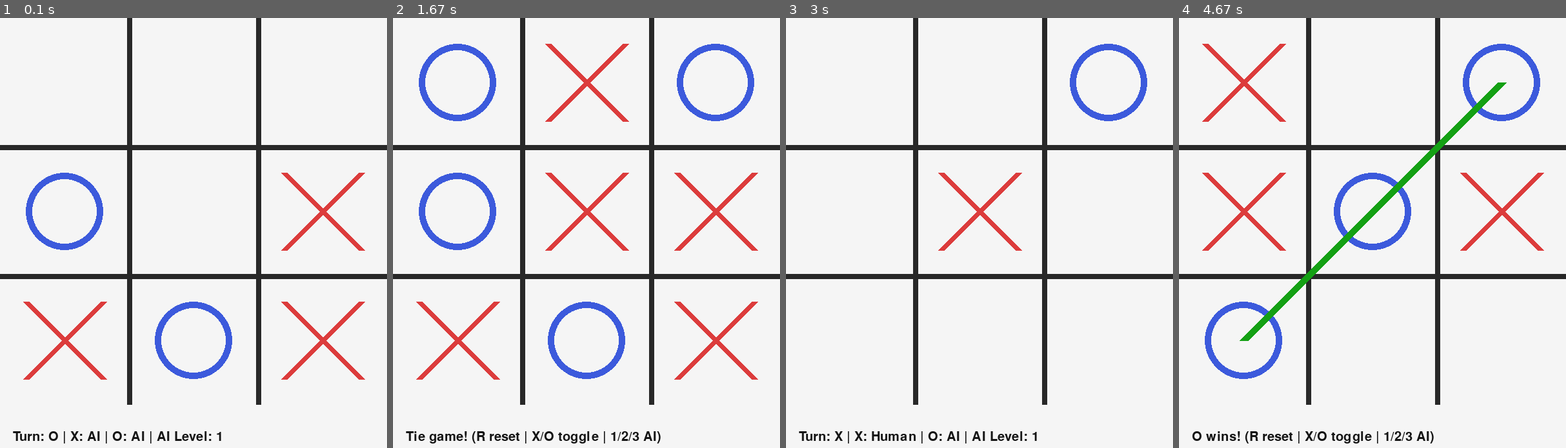
Above: before the commit, frames 1-4 (left to right).
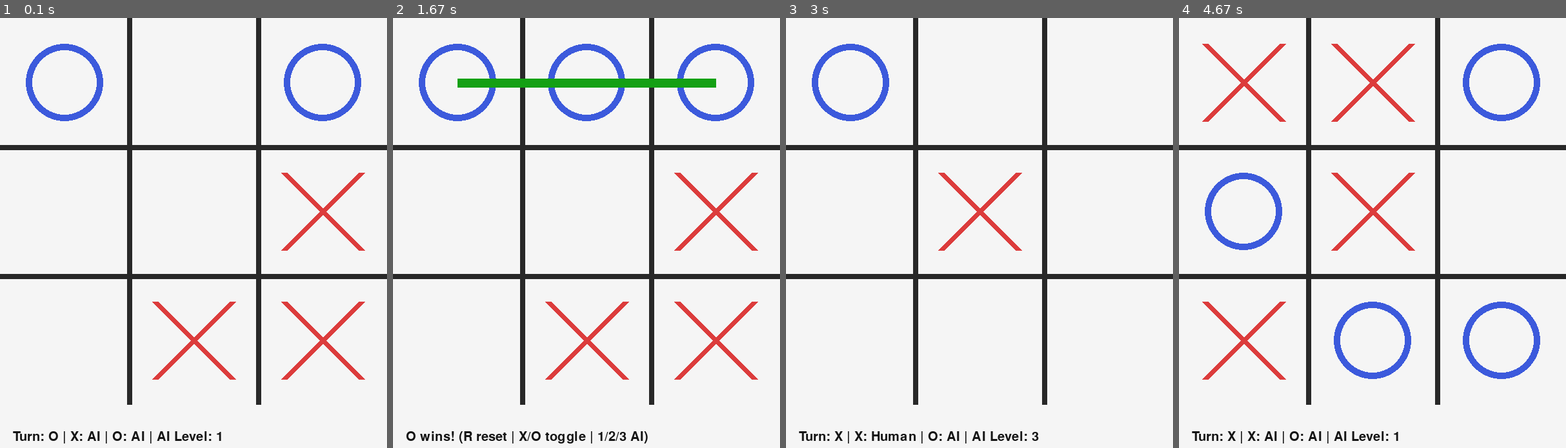
Above: after the commit, the same moments.

Repository: JacobB9990/CPS485_2026_Spring_HW1
Game: pygame game, started from tictactoe_pygame.py
The game is run twice, just before and just after one commit, with the same random seed, the same clock (stepped at 60 frames per second) and the same inputs.
Inputs (mouse positions are in pixels of both pictures, inside the frame that each line leads up to):
- Up to frame 1 (0.1 s): no input
- Up to frame 2 (1.67 s): tap 3 at 0.33 s
- Up to frame 3 (3 s): tap X at 1.67, 2.4, 2.7 s; click (840, 228) at 2.05 s; move the mouse to (979, 297) at 2.37 s; click (925, 151) at 2.88 s
- Up to frame 4 (4.67 s): click (1507, 362) at 3.22 s; click (1248, 288) at 3.55 s; tap X at 3.9, 4.23, 4.53 s; click (1507, 331) at 3.92 s; tap 1 at 4.32 s

The runs differ from the first frame. In frame 1, 4.5% of the frame differs, in the area x 6-94%, y 5-85%; in frame 2, 7.0%; in frame 3, 1.7%; in frame 4, 8.8%, in the area x 3-95%, y 5-99%.

Commit message:
Moved level 3 into respective folder.

Diff:
--- a/tictactoe_pygame.py
+++ b/tictactoe_pygame.py
@@ -11,10 +11,10 @@
 )
 
 # Import AI modules
-import Problem1.ai_player as ai1  # Level 1
-
+import Level1.ai_player as ai1  # Level 1
+import Level3.ai_level3 as ai3  # Level 3
 # import Problem2.ai_level2 as ai2
-# import Problem3.ai_level3 as ai3
+
 
 WIDTH, HEIGHT = 600, 700
 GRID_SIZE = 3
@@ -145,7 +145,7 @@
     player_X_type = "AI"  # or "Human"
     player_O_type = "AI"  # or "Human"
     ai_player_X = ai1
-    ai_player_O = ai1
+    ai_player_O = ai3
     ai_level = 1
 
     running = True
@@ -177,6 +177,10 @@
                     ai_level = 1
                     ai_player_X = ai1
                     ai_player_O = ai1
+                elif event.key == pygame.K_3:
+                    ai_level = 3
+                    ai_player_X = ai3
+                    ai_player_O = ai3
                 # Add keys for ai2/ai3 if needed
 
         # Determine current player type
--- a/tictactoe_pygame_updated.py
+++ /dev/null
@@ -1,231 +0,0 @@
-import pygame
-import sys
-from tictactoe_engine import (
-    new_board,
-    make_move_in_place,
-    check_winner,
-    is_tie,
-    get_next_player,
-    X,
-    O,
-)
-
-# Import AI modules
-import ai_player as ai1  # Level 1
-import ai_level3 as ai3  # Level 3
-# import Problem2.ai_level2 as ai2
-
-
-WIDTH, HEIGHT = 600, 700
-GRID_SIZE = 3
-CELL_SIZE = WIDTH // GRID_SIZE
-LINE_WIDTH = 8
-
-BG_COLOR = (245, 245, 245)
-LINE_COLOR = (40, 40, 40)
-X_COLOR = (220, 60, 60)
-O_COLOR = (60, 90, 220)
-WIN_LINE_COLOR = (20, 160, 20)
-TEXT_COLOR = (20, 20, 20)
-
-FPS = 60
-
-
-def get_move_from_player(mouse_pos):
-    x, y = mouse_pos
-    if x < 0 or x >= WIDTH or y < 0 or y >= WIDTH:
-        return None
-    col = x // CELL_SIZE
-    row = y // CELL_SIZE
-    return (row, col)
-
-
-def get_winning_line(board):
-    def center_of_cell(row, col):
-        x = col * CELL_SIZE + CELL_SIZE // 2
-        y = row * CELL_SIZE + CELL_SIZE // 2
-        return (x, y)
-
-    for r in range(GRID_SIZE):
-        if board[r][0] is not None and all(
-            board[r][c] == board[r][0] for c in range(GRID_SIZE)
-        ):
-            return (center_of_cell(r, 0), center_of_cell(r, GRID_SIZE - 1))
-    for c in range(GRID_SIZE):
-        if board[0][c] is not None and all(
-            board[r][c] == board[0][c] for r in range(GRID_SIZE)
-        ):
-            return (center_of_cell(0, c), center_of_cell(GRID_SIZE - 1, c))
-    if board[0][0] is not None and all(
-        board[i][i] == board[0][0] for i in range(GRID_SIZE)
-    ):
-        return (center_of_cell(0, 0), center_of_cell(GRID_SIZE - 1, GRID_SIZE - 1))
-    if board[0][GRID_SIZE - 1] is not None and all(
-        board[i][GRID_SIZE - 1 - i] == board[0][GRID_SIZE - 1] for i in range(GRID_SIZE)
-    ):
-        return (center_of_cell(0, GRID_SIZE - 1), center_of_cell(GRID_SIZE - 1, 0))
-    return None
-
-
-def draw_grid(screen):
-    for i in range(1, GRID_SIZE):
-        pygame.draw.line(
-            screen, LINE_COLOR, (i * CELL_SIZE, 0), (i * CELL_SIZE, WIDTH), LINE_WIDTH
-        )
-        pygame.draw.line(
-            screen, LINE_COLOR, (0, i * CELL_SIZE), (WIDTH, i * CELL_SIZE), LINE_WIDTH
-        )
-
-
-def draw_marks(screen, board):
-    padding = 40
-    for r in range(GRID_SIZE):
-        for c in range(GRID_SIZE):
-            mark = board[r][c]
-            if mark is None:
-                continue
-            x0 = c * CELL_SIZE
-            y0 = r * CELL_SIZE
-            if mark == "X":
-                pygame.draw.line(
-                    screen,
-                    X_COLOR,
-                    (x0 + padding, y0 + padding),
-                    (x0 + CELL_SIZE - padding, y0 + CELL_SIZE - padding),
-                    10,
-                )
-                pygame.draw.line(
-                    screen,
-                    X_COLOR,
-                    (x0 + CELL_SIZE - padding, y0 + padding),
-                    (x0 + padding, y0 + CELL_SIZE - padding),
-                    10,
-                )
-            elif mark == "O":
-                center = (x0 + CELL_SIZE // 2, y0 + CELL_SIZE // 2)
-                radius = CELL_SIZE // 2 - padding
-                pygame.draw.circle(screen, O_COLOR, center, radius, 10)
-
-
-def draw_win_line(screen, board):
-    line = get_winning_line(board)
-    if line:
-        (x1, y1), (x2, y2) = line
-        pygame.draw.line(screen, WIN_LINE_COLOR, (x1, y1), (x2, y2), 14)
-
-
-def draw_status(
-    screen, font, current_player, winner, tie, player_X_type, player_O_type, ai_level
-):
-    status_rect = pygame.Rect(0, WIDTH, WIDTH, HEIGHT - WIDTH)
-    pygame.draw.rect(screen, BG_COLOR, status_rect)
-    if winner:
-        msg = f"{winner} wins! (R reset | X/O toggle | 1/2/3 AI)"
-    elif tie:
-        msg = f"Tie game! (R reset | X/O toggle | 1/2/3 AI)"
-    else:
-        msg = f"Turn: {current_player} | X: {player_X_type} | O: {player_O_type} | AI Level: {ai_level}"
-    text = font.render(msg, True, TEXT_COLOR)
-    screen.blit(text, (20, WIDTH + 40))
-
-
-def main():
-    pygame.init()
-    screen = pygame.display.set_mode((WIDTH, HEIGHT))
-    pygame.display.set_caption("Tic Tac Toe")
-    clock = pygame.time.Clock()
-    font = pygame.font.SysFont(None, 30)
-
-    board = new_board()
-    current_player = X
-    winner = None
-    tie = False
-
-    # Player types
-    player_X_type = "AI"  # or "Human"
-    player_O_type = "AI"  # or "Human"
-    ai_player_X = ai1
-    ai_player_O = ai1
-    ai_level = 1
-
-    running = True
-    while running:
-        clock.tick(FPS)
-
-        for event in pygame.event.get():
-            if event.type == pygame.QUIT:
-                running = False
-            if event.type == pygame.KEYDOWN:
-                if event.key == pygame.K_r:
-                    board = new_board()
-                    current_player = X
-                    winner = None
-                    tie = False
-                elif event.key == pygame.K_x:
-                    player_X_type = "Human" if player_X_type == "AI" else "AI"
-                    board = new_board()
-                    current_player = X
-                    winner = None
-                    tie = False
-                elif event.key == pygame.K_o:
-                    player_O_type = "Human" if player_O_type == "AI" else "AI"
-                    board = new_board()
-                    current_player = X
-                    winner = None
-                    tie = False
-                elif event.key == pygame.K_1:
-                    ai_level = 1
-                    ai_player_X = ai1
-                    ai_player_O = ai1
-                elif event.key == pygame.K_3:
-                    ai_level = 3
-                    ai_player_X = ai3
-                    ai_player_O = ai3
-                # Add keys for ai2/ai3 if needed
-
-        # Determine current player type
-        current_type = player_X_type if current_player == X else player_O_type
-
-        # Human move
-        if current_type == "Human" and not winner and not tie:
-            if pygame.mouse.get_pressed()[0]:
-                move = get_move_from_player(pygame.mouse.get_pos())
-                if move and make_move_in_place(board, move, current_player):
-                    winner = check_winner(board)
-                    tie = is_tie(board)
-                    if not winner and not tie:
-                        current_player = get_next_player(current_player)
-
-        # AI move
-        if current_type == "AI" and not winner and not tie:
-            ai_module = ai_player_X if current_player == X else ai_player_O
-            move = ai_module.get_move(board, current_player)
-            if move and make_move_in_place(board, move, current_player):
-                winner = check_winner(board)
-                tie = is_tie(board)
-                if not winner and not tie:
-                    current_player = get_next_player(current_player)
-
-        screen.fill(BG_COLOR)
-        draw_grid(screen)
-        draw_marks(screen, board)
-        if winner:
-            draw_win_line(screen, board)
-        draw_status(
-            screen,
-            font,
-            current_player,
-            winner,
-            tie,
-            player_X_type,
-            player_O_type,
-            ai_level,
-        )
-        pygame.display.flip()
-
-    pygame.quit()
-    sys.exit()
-
-
-if __name__ == "__main__":
-    main()
Renamed: Problem1/ai_player.py -> Level1/ai_player.py
Renamed: ai_level3.py -> Level3/ai_level3.py
Not shown, added: .DS_Store
